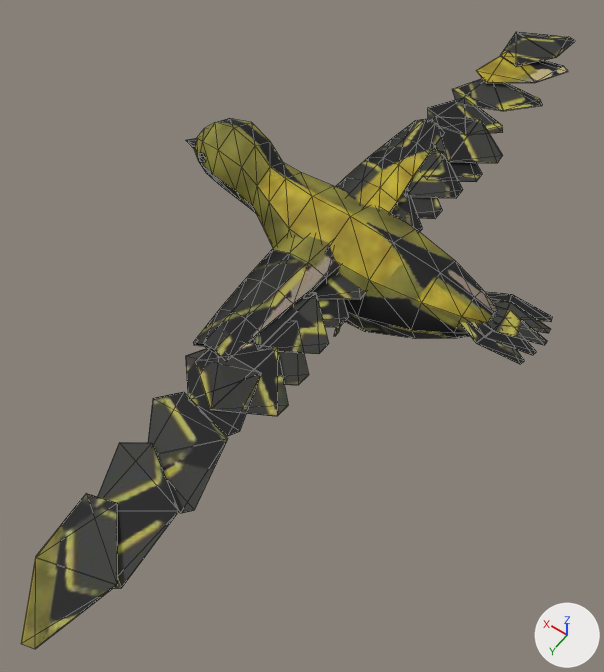
A saved change to the glTF model arte/modelos/fauna/passaros/passaro_cobrico/passaro_cobrico.glb.
The view is the same before and after, from a 50 mm lens placed at (-0.164, 0.294, 0.424), pointed at (0.013, 0.045, 0.033). Arrows for +X, +Y and +Z are at lower right; the lights stay in place. The picture after the commit comes second. Mesh edges are drawn as thin lines. Vertices at exactly the same position are counted once.

In view in the first picture: 'cobrico_voo_corpo'.
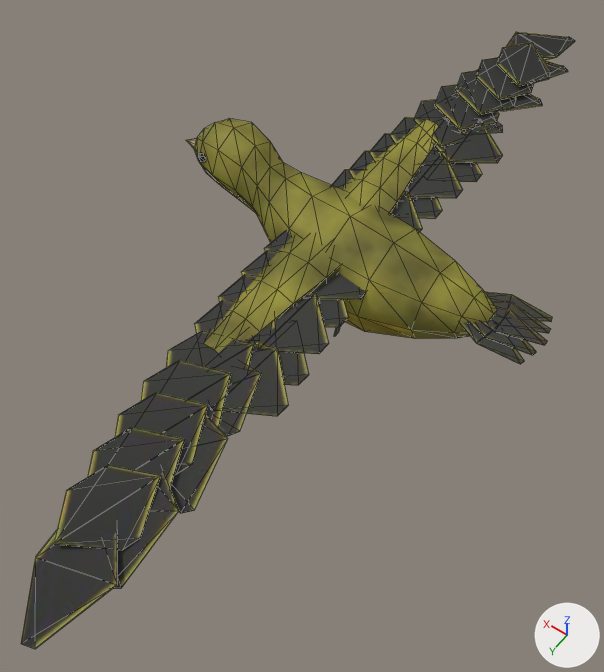
Boxes [x1, y1, x2, y2] around the edits, measured in the pictures (604 x 672 px):
part 1 of me_cobrico_voo_malha, added: after [195, 300, 275, 344]
part 2 of me_cobrico_voo_malha, added: after [390, 117, 439, 165]
part 3 of me_cobrico_voo_malha, added: after [54, 42, 551, 550]
part 4 of me_cobrico_voo_malha, surface changed: [21, 32, 575, 649] in both

The change, as a list of edits to the scene's bpy script:
```text
Change me_cobrico_voo_malha:
    used by ob_cobrico_voo_corpo; location = (0.0, 0.0, 0.0)
    remove me_cobrico_voo_malha.from_pydata(...)  # 517 vertices, 578 faces; spans x -0.112..0.133, y -0.27..0.269, z 0.003..0.12
    add me_cobrico_voo_malha.from_pydata(...)  # 733 vertices, 722 faces; spans x -0.112..0.133, y -0.27..0.269, z 0.003..0.12
    me_cobrico_voo_malha part 1: the loose piece of 6 vertices spanning x -0.023..0.027, y 0.068..0.117, z 0.075..0.081 is copied, and the copy is scaled about its middle by (0.873, 1.1, 1.24), then moved by (0.015, 0.003, 0.004); it spans x -0.005..0.039, y 0.069..0.123, z 0.077..0.086
    me_cobrico_voo_malha part 2: the loose piece of 6 vertices spanning x -0.023..0.027, y -0.117..-0.068, z 0.075..0.081 is copied, and the copy is scaled about its middle by (0.873, 1.1, 1.24), then moved by (0.015, -0.003, 0.004); it spans x -0.005..0.039, y -0.123..-0.069, z 0.077..0.086
    me_cobrico_voo_malha part 3
    134 vertices are added at x -0.015..0.041, y -0.207..0.207, z 0.077..0.086
    10 new vertices lie (0.015, 0.052, 0.0) away from vertices in x -0.004..0.008, y 0.096..0.18, z 0.083..0.084
    10 new vertices lie (0.015, -0.052, 0.0) away from vertices in x -0.004..0.008, y -0.18..-0.096, z 0.083..0.084
    8 new vertices lie (0.006, 0.02, 0.0) away from vertices in x 0.018..0.03, y 0.127..0.191, z 0.086
    8 new vertices lie (0.006, -0.02, 0.0) away from vertices in x 0.018..0.03, y -0.191..-0.127, z 0.086
    6 new vertices lie (0.02, 0.018, 0.003) away from vertices in x 0.021..0.022, y -0.101..-0.059, z 0.083
    6 new vertices lie (0.02, -0.018, 0.003) away from vertices in x 0.021..0.022, y 0.059..0.101, z 0.083
    5 new vertices lie (0.003, 0.009, 0.0) away from vertices in x -0.015..-0.008, y 0.144..0.207, z 0.078..0.079
    5 new vertices lie (0.003, -0.009, 0.0) away from vertices in x -0.015..-0.008, y -0.207..-0.144, z 0.078..0.079
    128 new faces join them
    me_cobrico_voo_malha part 4: 571 kept faces spanning x -0.112..0.133, y -0.27..0.269, z 0.003..0.12 get new texture (UV) coordinates
    other edits to the shape of me_cobrico_voo_malha do not show in these pictures
```
